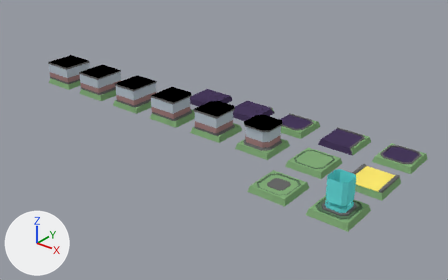
Two versions of the Blender file SharedFolder/tilesv2.blend, one commit apart.
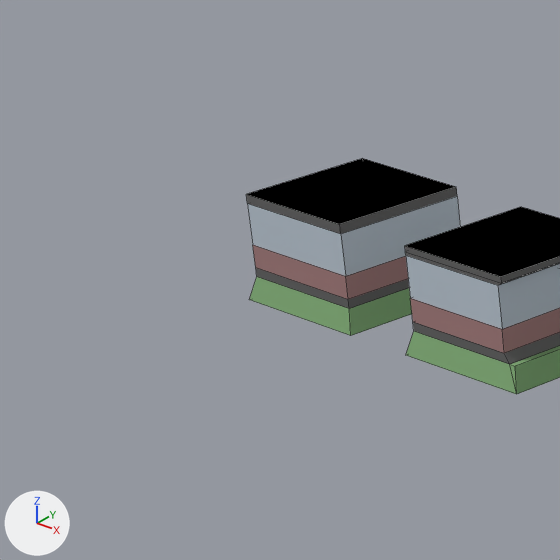
Old and new are each drawn whole from a 50 mm lens placed at (43.3, -77.1, 45.6), pointed at (-21.0, 3.4, -4.2) and again close up on the part from 0% to 24% of the width and 9% to 48% of the height. The axes (+X, +Y, +Z) are drawn at lower left. The lights are the same throughout. The close-ups show mesh edges as thin lines.

The first close-up shows 'Tile.Wall.F', 'Tile.Wall.T'.
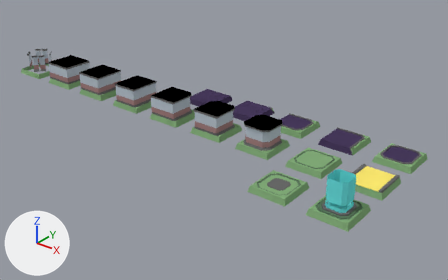
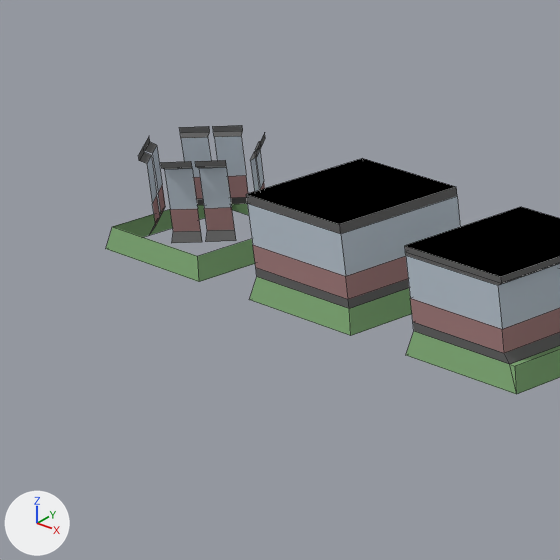
What differs and where, as boxes [x1, y1, x2, y2] in the close-ups (560 x 560 px):
'Tile.Wall.001', added: after [106, 125, 265, 282]
    faces in mat_floor (green #83ac79): [106, 204, 255, 282]
    faces in mat_wallwhite (light grey #bec9d4): [147, 136, 264, 210]
    faces in mat_wallgray (dark grey #696969): [138, 125, 265, 243]
    faces in mat_wallpink (brown #a78181): [153, 175, 265, 232]

The change, as a list of edits to the scene's bpy script:
```text
Add me_cube_006:
    me_cube_006.from_pydata(...)  # 104 vertices, 44 faces; spans x -3.3..3.3, y -3.3..3.3, z -1.0..3.58
    # faces by material slot: [4, 24, 8, 8]
    me_cube_006.materials.append(mat_floor)  # green #83ac79
    me_cube_006.materials.append(mat_wallgray)  # dark grey #696969
    me_cube_006.materials.append(mat_wallpink)  # brown #a78181
    me_cube_006.materials.append(mat_wallwhite)  # light grey #bec9d4
Add ob_tile_wall_001:
    ob_tile_wall_001 = bpy.data.objects.new('Tile.Wall.001', me_cube_006)
    ob_tile_wall_001.location = (-70.0, 0.0, 0.0)
```
